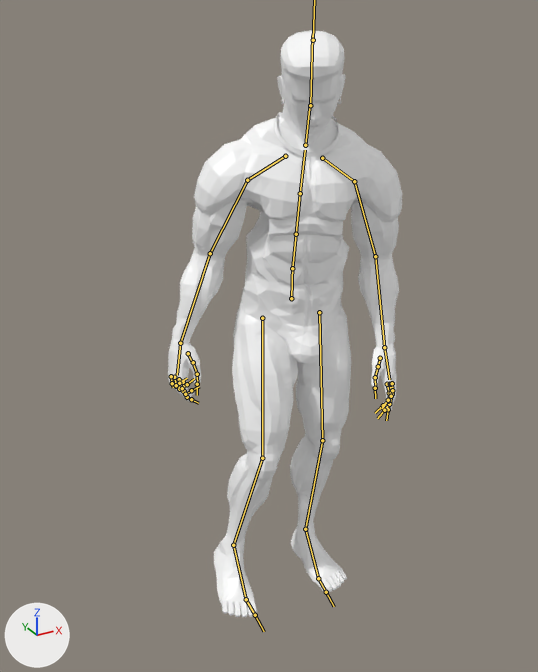
What one commit did to the FBX model Assets/Models/Animations/Kazuya/Kazuya Offensive Idle 2 Left.fbx.
One viewpoint serves both versions: a 50 mm camera at (-0.00262, -0.00532, 0.00517) aimed at (0.0002, -0.0002, 0.00261). The axes (+X, +Y, +Z) are drawn at lower left. The lights are the same throughout. Both versions are drawn at frame 138 of the action 'Take 001'; the numbers are the values there. The bones that bend it are drawn over the model as lines.

The first picture shows 'node_id62', 'node_id62_2', 'node_id62_3', 'node_id62_4'.
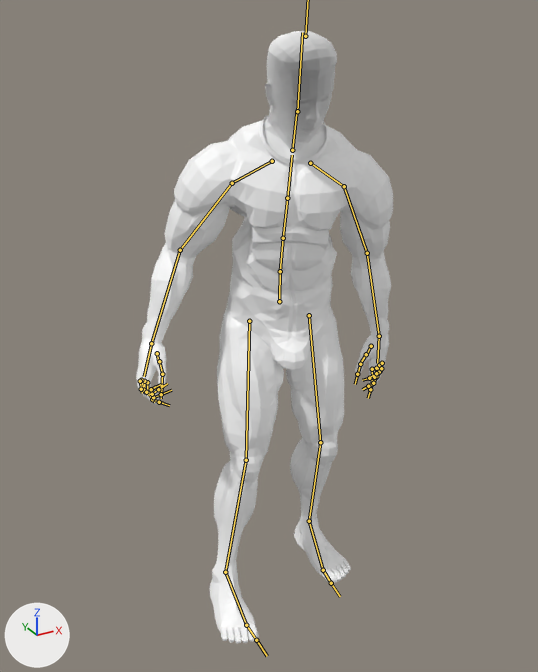
The change in detail:
Bone 'mixamorig:Hips' (bone_mixamorig_hips) moves from (0.054, 0.234, -0.248) to (0.04, 0.234, -0.246).
Bone 'mixamorig:Hips' (bone_mixamorig_hips) turns from (-4, -9, -3) to (-2, -13, -1) degrees about its own x, y and z.
Bone 'mixamorig:Spine' (bone_mixamorig_spine) turns from (9, -8, -2) to (11, -7, -2) degrees about its own x, y and z.
Bone 'mixamorig:Head' (bone_mixamorig_head) turns from (18, -5, 6) to (3, 19, 4) degrees about its own x, y and z.
Bone 'mixamorig:LeftArm' (bone_mixamorig_leftarm) turns from (51, 11, 32) to (52, 20, 28) degrees about its own x, y and z.
Bone 'mixamorig:LeftForeArm' (bone_mixamorig_leftforearm) turns from (-30, 1, -21) to (-21, 0, -22) degrees about its own x, y and z.
Bone 'mixamorig:LeftHand' (bone_mixamorig_lefthand) turns from (-2, 6, 7) to (13, 22, 7) degrees about its own x, y and z.
Bone 'mixamorig:LeftHandIndex1' (bone_mixamorig_lefthandindex1) turns from (-6, 0, 0) to (-8, 0, 0) degrees about its own x, y and z.
Bone 'mixamorig:LeftHandIndex3' (bone_mixamorig_lefthandindex3) turns from (9, 0, -1) to (7, 0, -1) degrees about its own x, y and z.
Bone 'mixamorig:LeftHandMiddle1' (bone_mixamorig_lefthandmiddle1) turns from (-2, 0, -1) to (-5, 0, 0) degrees about its own x, y and z.
Bone 'mixamorig:LeftHandPinky1' (bone_mixamorig_lefthandpinky1) turns from (3, 0, -3) to (0, 0, -1) degrees about its own x, y and z.
Bone 'mixamorig:RightShoulder' (bone_mixamorig_rightshoulder) turns from (2, -4, -4) to (0, -4, -3) degrees about its own x, y and z.
Bone 'mixamorig:RightArm' (bone_mixamorig_rightarm) turns from (51, -2, -7) to (42, -8, -17) degrees about its own x, y and z.
Bone 'mixamorig:RightForeArm' (bone_mixamorig_rightforearm) turns from (-23, -1, 21) to (-36, -1, 19) degrees about its own x, y and z.
Bone 'mixamorig:RightHand' (bone_mixamorig_righthand) turns from (16, -29, -13) to (2, 5, -12) degrees about its own x, y and z.
Bone 'mixamorig:RightHandIndex2' (bone_mixamorig_righthandindex2) turns from (26, -1, 3) to (33, -1, 3) degrees about its own x, y and z.
Bone 'mixamorig:RightHandIndex3' (bone_mixamorig_righthandindex3) turns from (27, -1, 3) to (34, -1, 3) degrees about its own x, y and z.
Bone 'mixamorig:RightHandMiddle2' (bone_mixamorig_righthandmiddle2) turns from (44, -2, 4) to (49, -2, 5) degrees about its own x, y and z.
Bone 'mixamorig:RightHandRing2' (bone_mixamorig_righthandring2) turns from (47, -2, 4) to (52, -2, 5) degrees about its own x, y and z.
Bone 'mixamorig:LeftUpLeg' (bone_mixamorig_leftupleg) turns from (6, -10, -3) to (7, -9, 0) degrees about its own x, y and z.
Bone 'mixamorig:LeftLeg' (bone_mixamorig_leftleg) turns from (-15, 1, 1) to (-20, -2, 3) degrees about its own x, y and z.
Bone 'mixamorig:LeftFoot' (bone_mixamorig_leftfoot) turns from (3, 6, 1) to (9, 1, -1) degrees about its own x, y and z.
Bone 'mixamorig:RightUpLeg' (bone_mixamorig_rightupleg) turns from (16, 5, 1) to (15, 8, 1) degrees about its own x, y and z.
Bone 'mixamorig:RightLeg' (bone_mixamorig_rightleg) turns from (-30, -1, -9) to (-8, -9, -7) degrees about its own x, y and z.
Bone 'mixamorig:RightFoot' (bone_mixamorig_rightfoot) turns from (-5, -1, 6) to (-3, 8, 6) degrees about its own x, y and z.
Bone 'mixamorig:RightToeBase' (bone_mixamorig_righttoebase) turns from (11, 3, 1) to (0, 0, 0) degrees about its own x, y and z.

Changed parts and their boxes (x1, y1, x2, y2) in the pictures (538 x 672 px):
'node_id62_2', posed (10% wider): before (168, 118, 402, 618); after (136, 121, 393, 644)
'node_id62', posed (7% wider): before (273, 30, 346, 145); after (259, 31, 337, 151)
'node_id62_4', posed: before (240, 289, 341, 364); after (226, 292, 331, 370)
'node_id62_3', posed: before (274, 97, 341, 157); after (260, 105, 328, 164)
bone 'mixamorig:Hips', root to tip: before (291, 298) to (292, 265); after (279, 301) to (280, 268)
bone 'mixamorig:Spine', root to tip: before (292, 268) to (296, 234); after (280, 271) to (283, 238)
bone 'mixamorig:Head', root to tip: before (310, 105) to (312, 35); after (297, 111) to (302, 32)
bone 'mixamorig:LeftArm', root to tip: before (354, 181) to (375, 256); after (344, 186) to (367, 253)
bone 'mixamorig:LeftForeArm', root to tip: before (375, 256) to (384, 347); after (367, 253) to (379, 336)
bone 'mixamorig:LeftHand', root to tip: before (384, 347) to (389, 379); after (379, 336) to (377, 363)
bone 'mixamorig:LeftHandIndex1', root to tip: before (387, 384) to (389, 395); after (372, 369) to (372, 379)
bone 'mixamorig:LeftHandIndex3', root to tip: before (389, 401) to (387, 413); after (372, 384) to (369, 392)
bone 'mixamorig:LeftHandMiddle1', root to tip: before (390, 384) to (392, 395); after (376, 368) to (376, 377)
bone 'mixamorig:LeftHandPinky1', root to tip: before (392, 383) to (393, 394); after (382, 363) to (381, 372)
bone 'mixamorig:RightShoulder', root to tip: before (285, 156) to (247, 180); after (272, 161) to (232, 183)
bone 'mixamorig:RightArm', root to tip: before (247, 180) to (210, 253); after (232, 183) to (180, 250)
bone 'mixamorig:RightForeArm', root to tip: before (210, 253) to (180, 343); after (180, 250) to (151, 343)
bone 'mixamorig:RightHand', root to tip: before (180, 343) to (177, 375); after (151, 343) to (144, 376)
bone 'mixamorig:RightHandIndex2', root to tip: before (184, 391) to (188, 399); after (147, 392) to (154, 402)
bone 'mixamorig:RightHandIndex3', root to tip: before (187, 397) to (194, 401); after (152, 399) to (163, 403)
bone 'mixamorig:RightHandMiddle2', root to tip: before (179, 389) to (186, 394); after (145, 391) to (154, 398)
bone 'mixamorig:RightHandRing2', root to tip: before (176, 386) to (183, 389); after (144, 390) to (154, 394)
bone 'mixamorig:LeftUpLeg', root to tip: before (319, 312) to (322, 440); after (309, 315) to (320, 442)
bone 'mixamorig:LeftLeg', root to tip: before (322, 440) to (305, 529); after (320, 442) to (309, 521)
bone 'mixamorig:LeftFoot', root to tip: before (305, 529) to (318, 578); after (309, 521) to (323, 570)
bone 'mixamorig:RightUpLeg', root to tip: before (262, 318) to (262, 458); after (249, 321) to (246, 460)
bone 'mixamorig:RightLeg', root to tip: before (262, 458) to (233, 545); after (246, 460) to (225, 572)
bone 'mixamorig:RightFoot', root to tip: before (233, 545) to (246, 599); after (225, 572) to (246, 625)
bone 'mixamorig:RightToeBase', root to tip: before (246, 599) to (255, 615); after (246, 625) to (256, 640)
